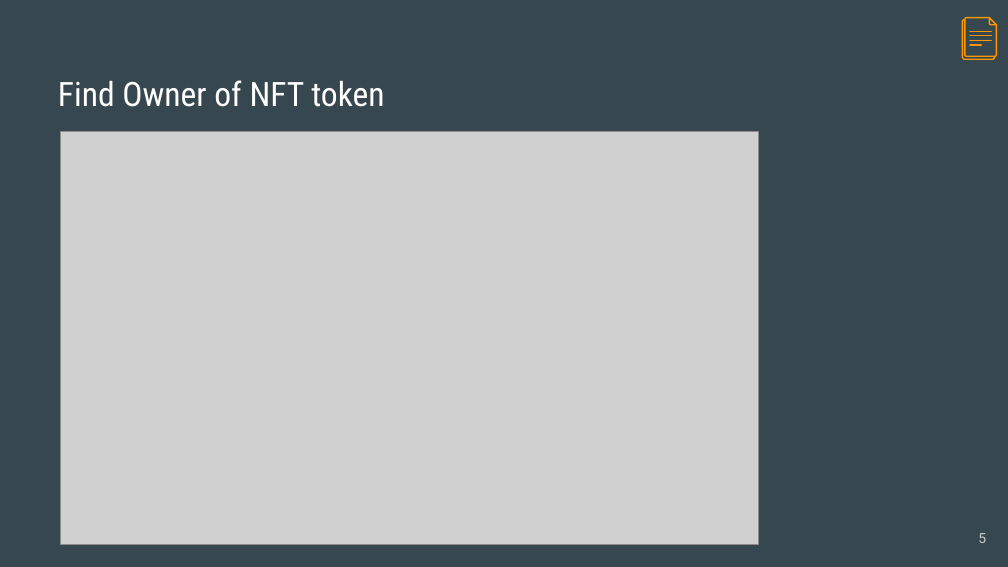
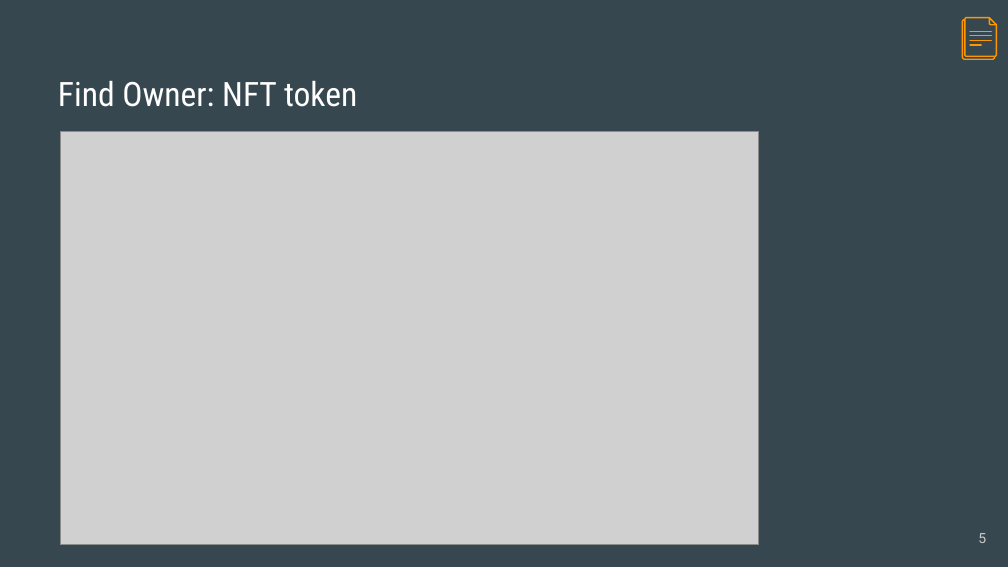
Before and after one commit to asadasivan/lascon_nft_ctf, a slide deck: slide 5 of docs/Lascon2022_badgegame.pptx. Drawn at 1008x567 pixels with LibreOffice and Linux fonts; fonts in the diff are those of the drawing; grey boxes stand for pictures. Boxes give left, top, right and bottom in pixels: in the first picture for what was removed or moved away, otherwise in the second. Text is boxed around its words. In the diff, an @@ line names an element or a change of style, - is before the commit and + after.

```diff
--- a/docs/Lascon2022_badgegame.pptx
+++ b/docs/Lascon2022_badgegame.pptx
@@ title at bbox=[58, 81, 357, 107]: text changed @@
-Find Owner of NFT token
+Find Owner: NFT token
```
Also in this commit, not shown: 6 other slides changed, 2 slides added, 2 slides removed.
